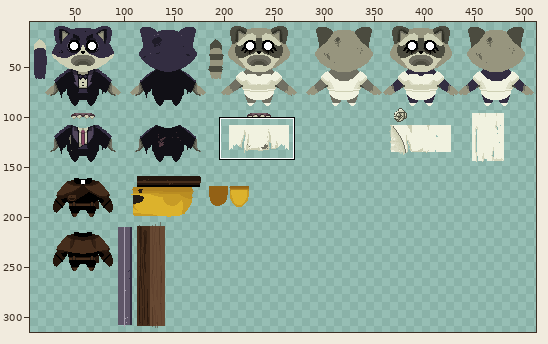
Sprite sheet: Assets/art/zombies.png. The first picture is a wide view before the edit; the outline marks the close-up.
Close-up. Before:
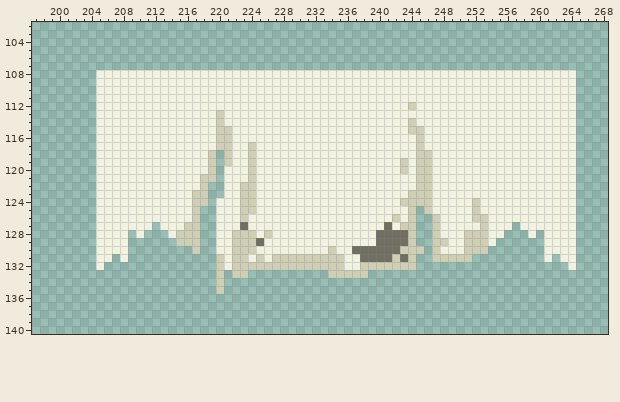
The file is 512x512 pixels. Colours within 5 levels of each other are drawn and written as one. Shown: x 197..268, y 102..140. The wide view leaves out empty margins. The commit also changed other parts of the picture, which this record leaves out.
Once edited:
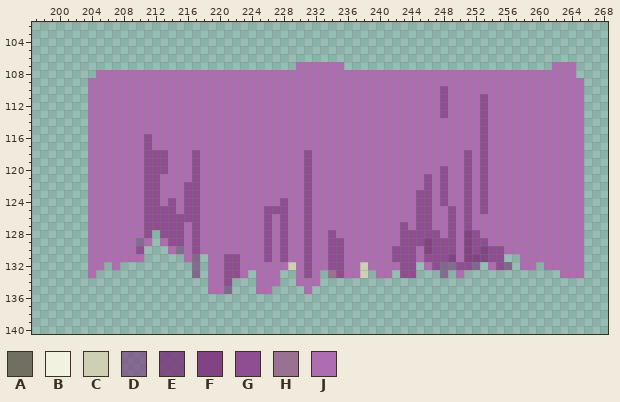
Palette (. is transparent): A #706f62  B #f1f2e0  C #cecfb4  D #7a3b7da1  E #7a3b7ddc  F #824385  G #8e4e91  H #997292  J #ae6db1
The exact change:
Changed rows in their new state; - is an unchanged pixel.
first column x 204:
107 --------------------------JJJJJJ--------------------------JJJ-
108 -JJJJJJJJJJJJJJJJJJJJJJJJJJJJJJJJJJJJJJJJJJJJJJJJJJJJJJJJJJJJ-
109 JJJJJJJJJJJJJJJJJJJJJJJJJJJJJJJJJJJJJJJJJJJJJJJJJJJJJJJJJJJJJJ
110 JJJJJJJJJJJJJJJJJJJJJJJJJJJJJJJJJJJJJJJJJJJJGJJJJJJJJJJJJJJJJJ
111 JJJJJJJJJJJJJJJJJJJJJJJJJJJJJJJJJJJJJJJJJJJJGJJJJGJJJJJJJJJJJJ
112 JJJJJJJJJJJJJJJJJJJJJJJJJJJJJJJJJJJJJJJJJJJJGJJJJGJJJJJJJJJJJJ
113 JJJJJJJJJJJJJJJJJJJJJJJJJJJJJJJJJJJJJJJJJJJJGJJJJGJJJJJJJJJJJJ
114 JJJJJJJJJJJJJJJJJJJJJJJJJJJJJJJJJJJJJJJJJJJJJJJJJGJJJJJJJJJJJJ
115 JJJJJJJJJJJJJJJJJJJJJJJJJJJJJJJJJJJJJJJJJJJJJJJJJGJJJJJJJJJJJJ
116 JJJJJJJGJJJJJJJJJJJJJJJJJJJJJJJJJJJJJJJJJJJJJJJJJGJJJJJJJJJJJJ
117 JJJJJJJGJJJJJJJJJJJJJJJJJJJJJJJJJJJJJJJJJJJJJJJJJGJJJJJJJJJJJJ
118 JJJJJJJGGGJJJGJJJJJJJJJJJJJGJJJJJJJJJJJJJJJJJJJGJGJJJJJJJJJJJJ
119 JJJJJJJGGGJJJGJJJJJJJJJJJJJGJJJJJJJJJJJJJJJJJJJGJGJJJJJJJJJJJJ
120 JJJJJJJGGGJJJGJJJJJJJJJJJJJGJJJJJJJJJJJJJJJJGJJGJGJJJJJJJJJJJJ
121 JJJJJJJGGJJJJGJJJJJJJJJJJJJGJJJJJJJJJJJJJJGJGJJGJGJJJJJJJJJJJJ
122 JJJJJJJGGJJJGGJJJJJJJJJJJJJGJJJJJJJJJJJJJJGJGJJGJGJJJJJJJJJJJJ
123 JJJJJJJGGJJJGGJJJJJJJJJJJJJGJJJJJJJJJJJJJGGJGJJGJGJJJJJJJJJJJJ
124 JJJJJJJGGJGJGGJJJJJJJJJJGJJGJJJJJJJJJJJJJGGJGJJGJGJJJJJJJJJJJJ
125 JJJJJJJGGGGJGGJJJJJJJJGGGJJGJJJJJJJJJJJJJGGJJGJGJGJJJJJJJJJJJJ
126 JJJJJJJGGGGGGGJJJJJJJJGJGJJGJJJJJJJJJJJJJGGJJGJGJJJJJJJJJJJJJJ
127 JJJJJJJGGGGGJGJJJJJJJJGJGJJGJJJJJJJJJJJGJGGJJGJGJJJJJJJJJJJJJJ
128 JJJJJJJG-GGGJGJJJJJJJJGJGJJGJJGJJJJJJJJGGGGGJGJFGJJJJJJJJJJJJJ
129 JJJJJJDJ-JGGJGJJJJJJJJGJGJJGJJGGJJJJJJJGGGFGGGJFGGJJJJJJJJJJJJ
130 JJJJJJG---JDJGJJJJJJJJGJGJJGJJGGJJJJJJGGGJFGGGJFGFGGJJJJJJJJJJ
131 JJJJJJJ-----JD-JJGGJJJGJGJJGJJGGJJJJJJGGGJGGGFJFFEGG--JJJJJJJJ
132 JJ-J---------D-JJGGJJJJJJ-JGJJGGJJ-JJJJGG-JGDDGGD-JGD-JJ-JJJJJ
133 J------------D-JJGGJ-JJJ--JGJ-HGJJ--JJ-GG---D-J------------JJJ
134 ---------------JJG---JJJ--JJJ---------------------------------
135 ---------------JJD---JJ----J----------------------------------
